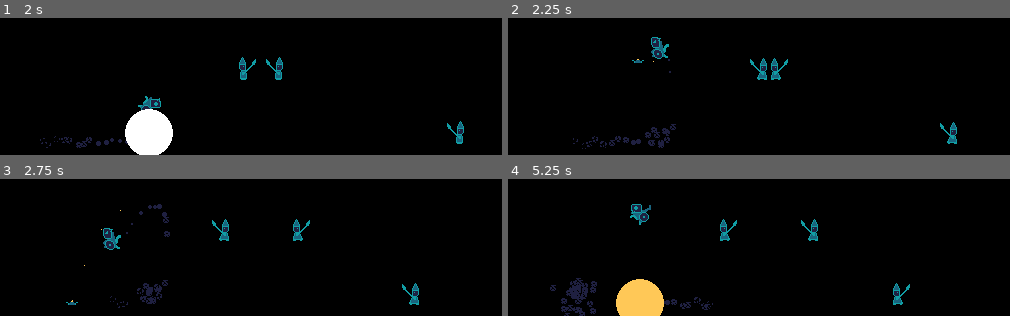
Above: before the commit, frames 1-4 (two rows, left to right).
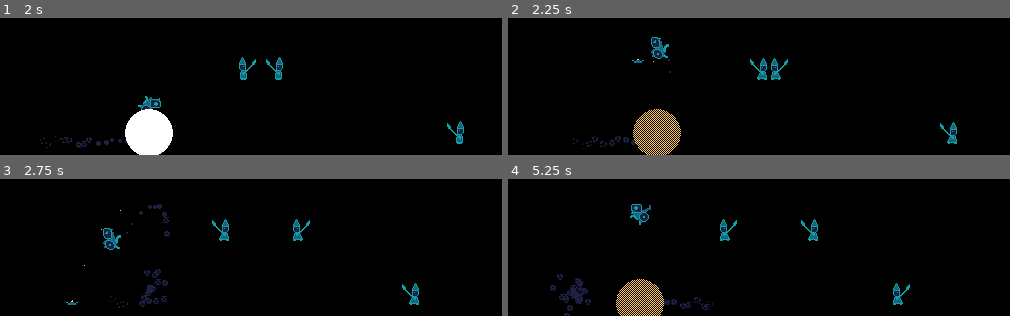
Above: after the commit, the same moments.

Repository: eldskald/acerola-jam-0
Game: Godot game, scene res://main.tscn
Two runs of this game, one before a commit and one after it. Both use one fixed random seed, a clock stepped at 60 frames per second and the inputs below.
Inputs:
- Up to frame 1 (2 s): hold S (look_down) 0.53-1.28 s; hold D (move_right) from 0.53 s (still down); tap K (throw_grenade) at 1.35 s
- Up to frame 2 (2.25 s): release D (move_right) at 2.03 s; hold A (move_left) from 2.03 s (still down); tap J (throw_mine) at 2.1 s
- Up to frame 3 (2.75 s): keep holding A (move_left)
- Up to frame 4 (5.25 s): release A (move_left) at 2.78 s; hold D (move_right) 2.78-4.28 s; tap S (look_down) at 2.85 s; tap K (throw_grenade) at 3.6 s; hold A (move_left) 4.28-5.03 s; tap J (throw_mine) at 4.35 s; hold D (move_right) from 5.03 s (still down); hold S (look_down) from 5.03 s (still down)

Frame 1 is identical in both runs. In frame 2, 1.5% of the frame differs, in the area x 24-35%, y 66-100%; in frame 3, 0.5%; in frame 4, 1.7%, in the area x 8-32%, y 69-100%.

Commit message:
Update explosion animation

Diff:
--- a/project/explosion/explosion.tscn
+++ b/project/explosion/explosion.tscn
@@ -59,7 +59,7 @@
 tracks/1/interp = 1
 tracks/1/loop_wrap = true
 tracks/1/keys = {
-"times": PackedFloat32Array(0, 0.3),
+"times": PackedFloat32Array(0, 0.25),
 "transitions": PackedFloat32Array(1, 1),
 "update": 1,
 "values": [true, false]
@@ -71,10 +71,10 @@
 tracks/2/interp = 1
 tracks/2/loop_wrap = true
 tracks/2/keys = {
-"times": PackedFloat32Array(0, 0.05, 0.1),
-"transitions": PackedFloat32Array(1, 1, 1),
+"times": PackedFloat32Array(0, 0.05, 0.1, 0.25),
+"transitions": PackedFloat32Array(1, 1, 1, 1),
 "update": 1,
-"values": [0, 1, 2]
+"values": [0, 1, 2, 3]
 }
 tracks/3/type = "value"
 tracks/3/imported = false
@@ -83,7 +83,7 @@
 tracks/3/interp = 1
 tracks/3/loop_wrap = true
 tracks/3/keys = {
-"times": PackedFloat32Array(0, 0.3),
+"times": PackedFloat32Array(0, 0.4),
 "transitions": PackedFloat32Array(1, 1),
 "update": 1,
 "values": [true, false]
@@ -95,7 +95,7 @@
 tracks/4/interp = 1
 tracks/4/loop_wrap = true
 tracks/4/keys = {
-"times": PackedFloat32Array(0.05),
+"times": PackedFloat32Array(0.1),
 "transitions": PackedFloat32Array(1),
 "update": 1,
 "values": [true]
@@ -107,7 +107,7 @@
 tracks/5/interp = 1
 tracks/5/loop_wrap = true
 tracks/5/keys = {
-"times": PackedFloat32Array(0.05),
+"times": PackedFloat32Array(0.15),
 "transitions": PackedFloat32Array(1),
 "update": 1,
 "values": [true]
@@ -119,7 +119,7 @@
 tracks/6/interp = 1
 tracks/6/loop_wrap = true
 tracks/6/keys = {
-"times": PackedFloat32Array(0.1),
+"times": PackedFloat32Array(0.2),
 "transitions": PackedFloat32Array(1),
 "update": 1,
 "values": [true]
@@ -176,7 +176,7 @@
 
 [node name="Sprite2D" type="Sprite2D" parent="."]
 texture = ExtResource("5_gtlo5")
-vframes = 3
+vframes = 4
 
 [node name="CollisionShape2D" type="CollisionShape2D" parent="."]
 shape = SubResource("CircleShape2D_gnj44")
Binary file changed: project/assets/textures/explosion.png
